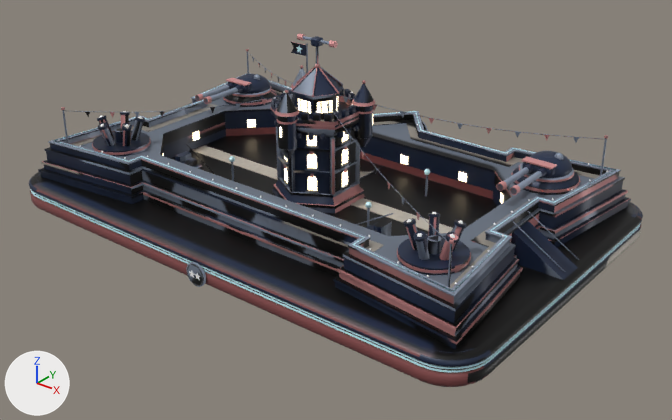
An edit to the FBX model SpaceStation/Assets/_Project/Art/Models/Modules/SM_Evo_Fortress.fbx, drawn before and after from the same camera.
Rendered twice from a camera (50 mm lens) standing at (1.82, -3.93, 1.78) and looking at (-0.86, -0.58, -0.3). Arrows for +X, +Y and +Z are at lower left; the lights stay in place. The picture after the commit comes second. Where no turn or scale is listed for an object, it has been applied to the vertices. Vertices at exactly the same position are counted once.

The older version as bpy lines, for what is in view:
```python
me_head_fortressa = bpy.data.meshes.new('Head_FortressA')
me_head_fortressa.from_pydata(...)  # 666 vertices, 740 faces; spans x -0.134..0.134, y -0.4..0.135, z 0.0..0.109
me_head_fortressa.materials.append(mat_tex_evo_fortress_heada)  # picture img_t_evo_fortress_heada_basecolor_png
me_smn_evo_fortress = bpy.data.meshes.new('SMN_Evo_Fortress')
me_smn_evo_fortress.from_pydata(...)  # 7284 vertices, 7962 faces; spans x -2.42..0.42, y -1.44..0.44, z -0.42..0.53
me_smn_evo_fortress.materials.append(mat_tex_evo_fortress)  # picture img_t_evo_fortress_basecolor_png
me_spinradar_fortressrange = bpy.data.meshes.new('SpinRadar_FortressRange')
me_spinradar_fortressrange.from_pydata(...)  # 80 vertices, 98 faces; spans x -0.115..0.115, y -0.025..0.025, z 0.0..0.041
me_spinradar_fortressrange.materials.append(mat_tex_evo_fortress_range)  # picture img_t_evo_fortress_range_basecolor_png
ob_head_fortressa = bpy.data.objects.new('Head_FortressA', me_head_fortressa)
ob_head_fortressa.location = (0.0, 0.0, -0.05)
ob_smn_evo_fortress = bpy.data.objects.new('SMN_Evo_Fortress', me_smn_evo_fortress)
ob_smn_evo_fortress.location = (0.0, 0.0, 0.0)
ob_spinradar_fortressrange = bpy.data.objects.new('SpinRadar_FortressRange', me_spinradar_fortressrange)
ob_spinradar_fortressrange.location = (-1.0, -0.55, 0.53)
# also in view: 'Emblem_Fx_Fortress' at (-1.0, -0.5, 0.06); 'Head_FortressB' at (-2.0, -0.13, 0.0)
```
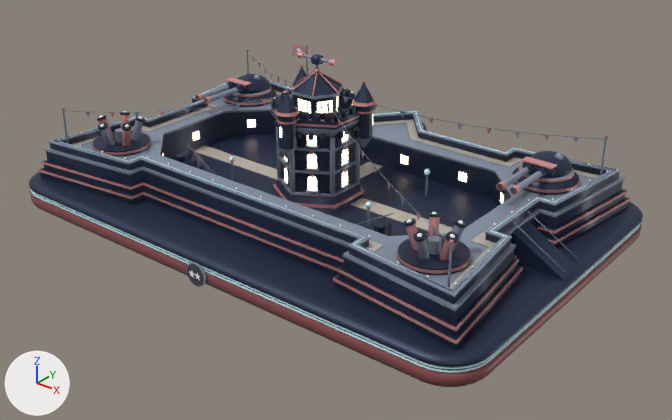
Edits to the bpy script that builds the scene:
```text
Change me_smn_evo_fortress:
    used by ob_smn_evo_fortress; location = (0.0, 0.0, 0.0)
    remove me_smn_evo_fortress.from_pydata(...)  # 7284 vertices, 7962 faces; spans x -2.42..0.42, y -1.44..0.44, z -0.42..0.53
    add me_smn_evo_fortress.from_pydata(...)  # 7284 vertices, 7962 faces; spans x -2.42..0.42, y -1.44..0.44, z -0.42..0.49
    me_smn_evo_fortress part 1
    12 vertices are removed from x -1.14..-0.99, y -0.56..-0.47, z 0.43..0.5
    80 faces are deleted
    41 vertices in x -1.02..-0.98, y -0.57..-0.53, z 0.41..0.44 move by (0.0, 0.0, -0.02)
    33 vertices in x -1.01..-0.99, y -0.56..-0.54, z 0.42..0.44 move by (0.0, 0.0, -0.03)
    16 vertices in x -1.24..-1.0, y -0.55..-0.47, z 0.41..0.5 move by (0.0, 0.0, -0.01)
    4 vertices in x -1.0..-0.99, y -0.56..-0.55, z 0.53 move by (0.0, 0.0, -0.08)
    7 vertices move from x -1.01..-0.99, y -0.57..-0.53, z 0.41..0.53 to x -1.01..-0.99, y -0.56..-0.54, z 0.4..0.41
    12 vertices are added at x -1.14..-0.99, y -0.56..-0.47, z 0.39..0.48
    80 new faces join them
    me_smn_evo_fortress part 2: 2548 kept faces spanning x -2.42..0.42, y -1.44..0.44, z -0.42..0.49 get new texture (UV) coordinates
Change ob_spinradar_fortressrange:
    ob_spinradar_fortressrange.location: (-1.0, -0.55, 0.53) -> (-1.0, -0.55, 0.44)
```

Changed parts and their boxes [x1, y1, x2, y2] in the pictures (672 x 420 px; the box of a moved part takes in the faces that stretch with it):
'SMN_Evo_Fortress', reshaped
    before: [29, 42, 643, 387]
    after: [29, 44, 643, 387]
'SpinRadar_FortressRange', moved
    before: [297, 33, 338, 48]
    after: [297, 51, 338, 66]
part 1 of me_smn_evo_fortress, moved or reshaped
    before: [291, 42, 343, 96]
    after: [291, 44, 343, 96]
part 2 of me_smn_evo_fortress, surface changed
    both: [30, 45, 643, 383]
